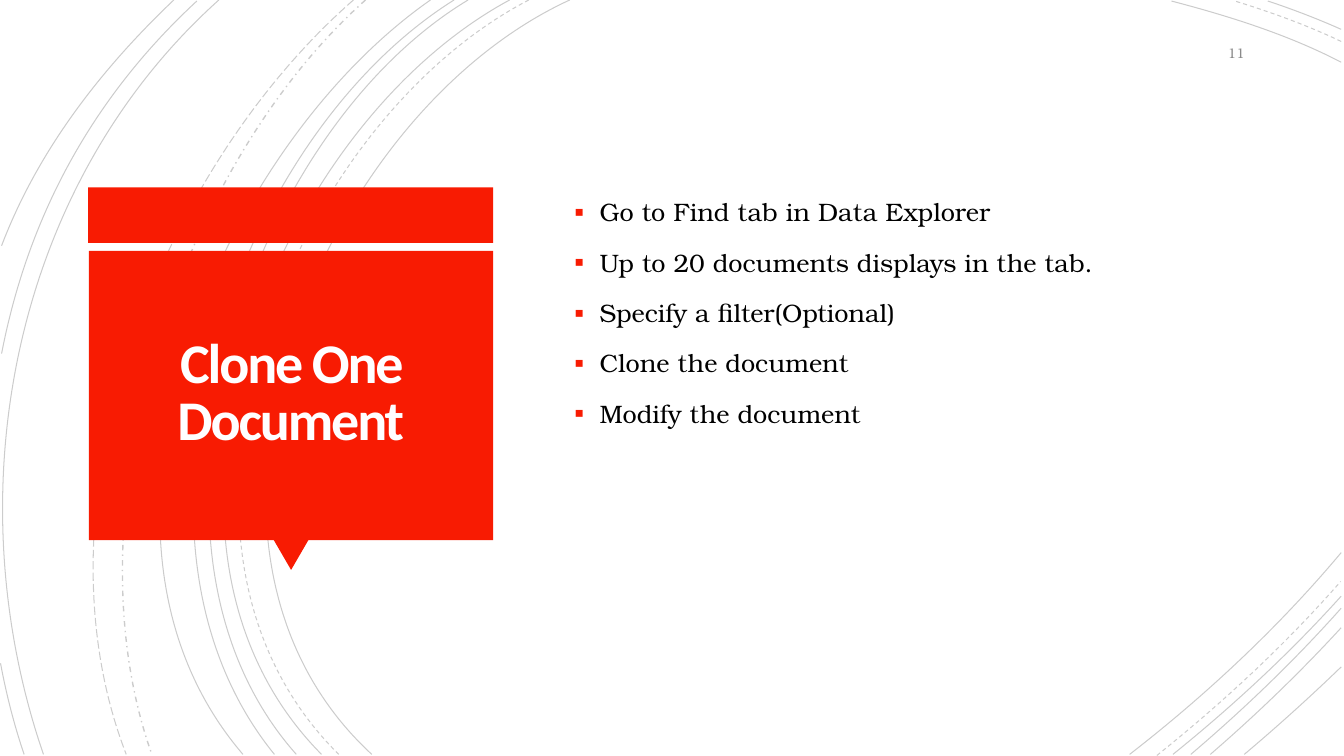
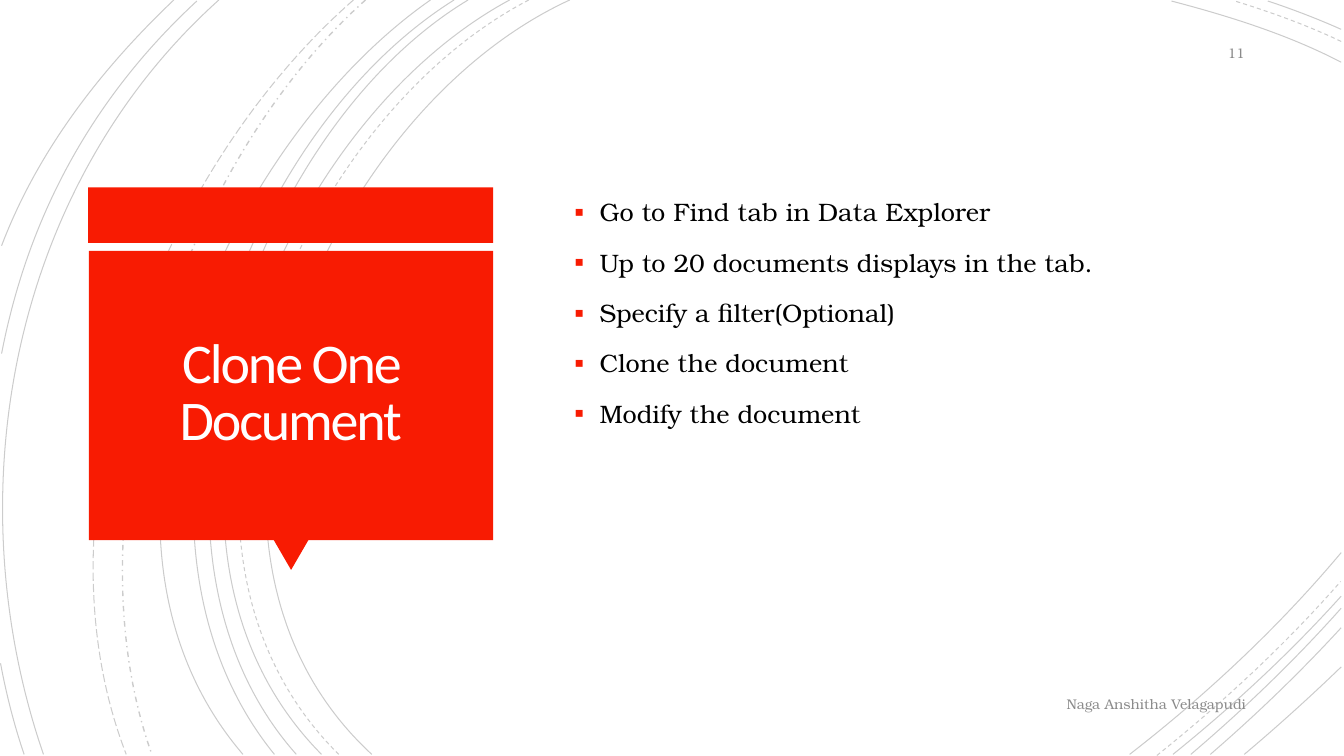
Before and after one commit to anshithavelagapudi/MongoDb-Project, a slide deck: slide 11 of CRUD Operations/MongoDB CRUD Operations.pptx. Drawn at 1344x756 pixels with LibreOffice and Linux fonts; fonts in the diff are those of the drawing. Boxes give left, top, right and bottom in pixels: in the first picture for what was removed or moved away, otherwise in the second. Text is boxed around its words. In the diff, an @@ line names an element or a change of style, - is before the commit and + after.

```diff
--- a/CRUD Operations/MongoDB CRUD Operations.pptx
+++ b/CRUD Operations/MongoDB CRUD Operations.pptx
@@ title "Clone One Document" at bbox=[180, 344, 402, 441]: bold off @@
@@ text added at bbox=[1067, 696, 1246, 714], 10 pt, text #8C8C8C @@
+Naga Anshitha Velagapudi
```
Also in this commit, not shown: 10 other slides changed, 2 other files.
